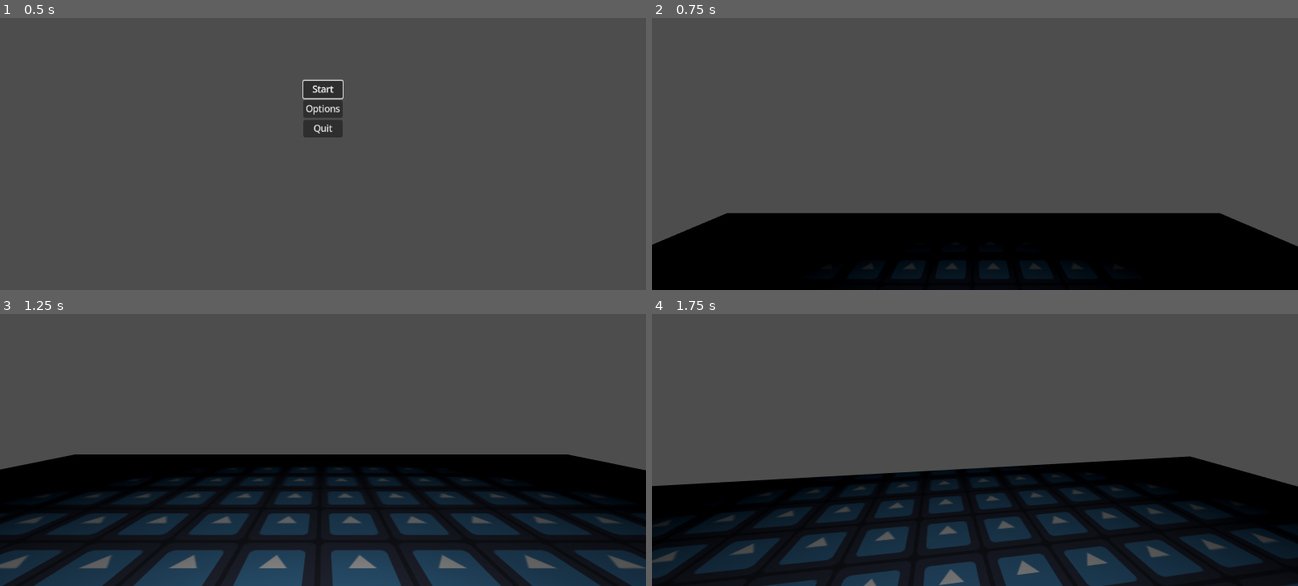
Above: before the commit, frames 1-4 (two rows, left to right).
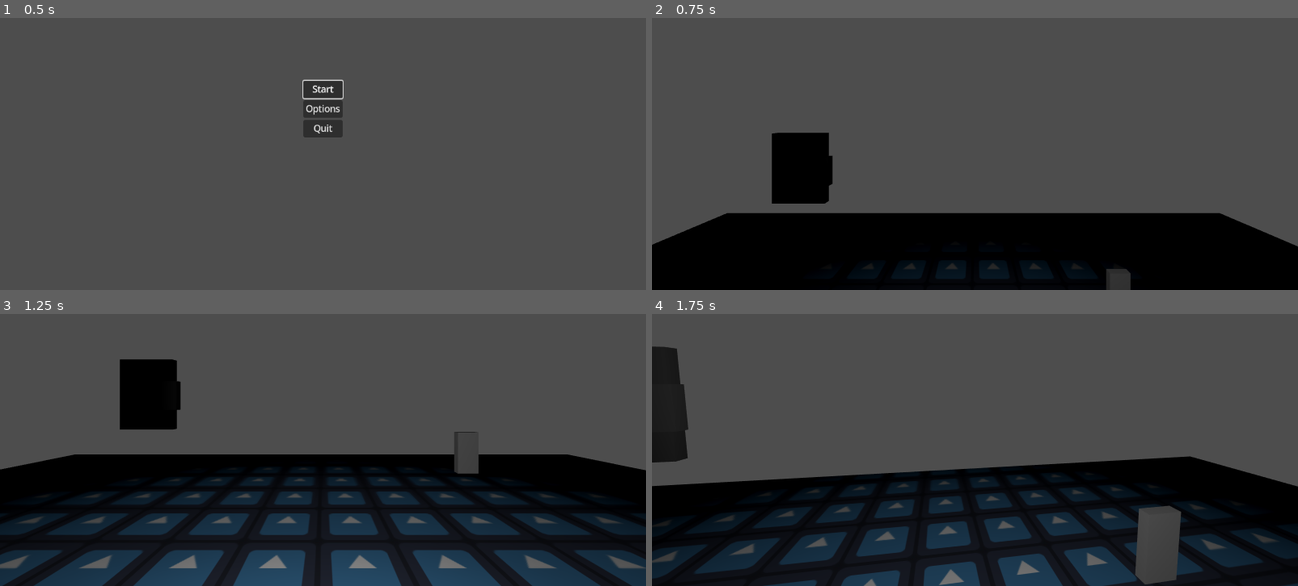
Above: after the commit, the same moments.

Repository: Groblockia/Wildroom
Game: Godot game, scene res://Menus/main_menu.tscn
The game is run twice, just before and just after one commit, with the same random seed, the same clock (stepped at 60 frames per second) and the same inputs. The engine's default icon, where the game draws it, is replaced by a stand-in: a white triangle on a blue panel in a dark square.
Inputs (mouse positions are in pixels of both pictures, inside the frame that each line leads up to):
- Up to frame 1 (0.5 s): no input
- Up to frame 2 (0.75 s): click "Start" at 0.5 s
- Up to frame 3 (1.25 s): no input
- Up to frame 4 (1.75 s): move the mouse to (1007, 403) at 1.27 s; hold W (forward) from 1.28 s (still down); tap E (interact) at 1.35 s; tap Space (jump) at 1.52 s

Frame 1 is identical in both runs. In frame 2, 2.7% of the frame differs, in the area x 18-75%, y 42-100%; in frame 3, 2.7%; in frame 4, 3.7%, in the area x 0-82%, y 11-100%.

Commit message:
first puzzle sketch

Diff:
--- a/Levels/test.tscn
+++ b/Levels/test.tscn
@@ -1,8 +1,8 @@
-[gd_scene load_steps=7 format=3 uid="uid://c14s2x05mxlf5"]
+[gd_scene load_steps=12 format=3 uid="uid://c14s2x05mxlf5"]
 
 [ext_resource type="PackedScene" uid="uid://kw2yhxm71ddj" path="res://Player/player.tscn" id="1_p4erq"]
 [ext_resource type="Texture2D" uid="uid://cpeux5xuf4dpn" path="res://icon.svg" id="2_f87w0"]
-[ext_resource type="Script" uid="uid://brk5jmnn75da6" path="res://Scripts/respawn_checkpoint.gd" id="3_p4erq"]
+[ext_resource type="Script" uid="uid://tpjea7jlfdel" path="res://Scripts/Puzzles/keycode_1.gd" id="3_p4erq"]
 
 [sub_resource type="StandardMaterial3D" id="StandardMaterial3D_qc4db"]
 albedo_texture = ExtResource("2_f87w0")
@@ -11,7 +11,23 @@
 [sub_resource type="ConcavePolygonShape3D" id="ConcavePolygonShape3D_lc1oi"]
 data = PackedVector3Array(-9, -0.5, 7.5, -9, -0.5, -7.5, -9, 0.5, -7.5, 9, -0.5, -7.5, -9, -0.5, -7.5, -9, -0.5, 7.5, - …(428 unchanged characters)…
 
-[sub_resource type="BoxShape3D" id="BoxShape3D_f87w0"]
+[sub_resource type="BoxMesh" id="BoxMesh_qsvbx"]
+size = Vector3(0.5, 0.8, 0.2)
+
+[sub_resource type="BoxShape3D" id="BoxShape3D_qy7ix"]
+size = Vector3(0.5, 0.8, 0.2)
+
+[sub_resource type="BoxMesh" id="BoxMesh_qy7ix"]
+size = Vector3(0.3, 0.6, 0.1)
+
+[sub_resource type="BoxShape3D" id="BoxShape3D_x6j3j"]
+size = Vector3(0.3, 0.6, 0.1)
+
+[sub_resource type="BoxMesh" id="BoxMesh_x6j3j"]
+size = Vector3(1.5, 2, 0.2)
+
+[sub_resource type="BoxShape3D" id="BoxShape3D_033t4"]
+size = Vector3(1.5, 2, 0.2)
 
 [node name="Node3D" type="Node3D"]
 
@@ -32,21 +48,42 @@
 [node name="OmniLight3D" type="OmniLight3D" parent="StaticBody3D/CSGBakedCollisionShape3D"]
 transform = Transform3D(1, 0, 0, 0, 1, 0, 0, 0, 1, 0, 3, 2)
 
-[node name="Respawn_checkpoint" type="Area3D" parent="."]
-transform = Transform3D(1, 0, 0, 0, 1, 0, 0, 0, 1, 0, 1.10511, 0)
-collision_mask = 2
+[node name="Keycode1" type="Node3D" parent="."]
+transform = Transform3D(1, 0, 0, 0, 1, 0, 0, 0, 1, 0, 1.61224, -6.77502)
 script = ExtResource("3_p4erq")
 
-[node name="CollisionShape3D" type="CollisionShape3D" parent="Respawn_checkpoint"]
-shape = SubResource("BoxShape3D_f87w0")
+[node name="Keypad" type="StaticBody3D" parent="Keycode1"]
+transform = Transform3D(1, 0, 0, 0, 1, 0, 0, 0, 1, -4.31374, 0.964305, 0.127782)
+collision_layer = 8
+collision_mask = 0
 
-[node name="Respawn_checkpoint2" type="Area3D" parent="."]
-transform = Transform3D(1, 0, 0, 0, 1, 0, 0, 0, 1, 2.84204, 1.10511, -4.69699)
-collision_mask = 2
-script = ExtResource("3_p4erq")
+[node name="MeshInstance3D" type="MeshInstance3D" parent="Keycode1/Keypad"]
+mesh = SubResource("BoxMesh_qsvbx")
+skeleton = NodePath("../..")
 
-[node name="CollisionShape3D" type="CollisionShape3D" parent="Respawn_checkpoint2"]
-shape = SubResource("BoxShape3D_f87w0")
+[node name="CollisionShape3D" type="CollisionShape3D" parent="Keycode1/Keypad"]
+shape = SubResource("BoxShape3D_qy7ix")
 
-[connection signal="body_entered" from="Respawn_checkpoint" to="Respawn_checkpoint" method="_on_body_entered"]
-[connection signal="body_entered" from="Respawn_checkpoint2" to="Respawn_checkpoint2" method="_on_body_entered"]
+[node name="Note" type="StaticBody3D" parent="Keycode1"]
+transform = Transform3D(1, 0, 0, 0, 1, 0, 0, 0, 1, 2.11936, 0, 3.27478)
+collision_layer = 8
+collision_mask = 0
+
+[node name="MeshInstance3D" type="MeshInstance3D" parent="Keycode1/Note"]
+mesh = SubResource("BoxMesh_qy7ix")
+skeleton = NodePath("../..")
+
+[node name="CollisionShape3D" type="CollisionShape3D" parent="Keycode1/Note"]
+shape = SubResource("BoxShape3D_x6j3j")
+
+[node name="DoorTest" type="StaticBody3D" parent="Keycode1"]
+transform = Transform3D(1, 0, 0, 0, 1, 0, 0, 0, 1, -5.03513, 1, -0.0610757)
+collision_layer = 8
+collision_mask = 0
+
+[node name="MeshInstance3D" type="MeshInstance3D" parent="Keycode1/DoorTest"]
+mesh = SubResource("BoxMesh_x6j3j")
+skeleton = NodePath("../..")
+
+[node name="CollisionShape3D" type="CollisionShape3D" parent="Keycode1/DoorTest"]
+shape = SubResource("BoxShape3D_033t4")
--- /dev/null
+++ b/Puzzles/keycode_1.tscn
@@ -0,0 +1,59 @@
+[gd_scene load_steps=8 format=3 uid="uid://gleq0giywm3n"]
+
+[ext_resource type="Script" uid="uid://tpjea7jlfdel" path="res://Scripts/Puzzles/keycode_1.gd" id="1_qy7ix"]
+
+[sub_resource type="BoxMesh" id="BoxMesh_qsvbx"]
+size = Vector3(0.5, 0.8, 0.2)
+
+[sub_resource type="BoxShape3D" id="BoxShape3D_qy7ix"]
+size = Vector3(0.5, 0.8, 0.2)
+
+[sub_resource type="BoxMesh" id="BoxMesh_qy7ix"]
+size = Vector3(0.3, 0.6, 0.1)
+
+[sub_resource type="BoxShape3D" id="BoxShape3D_x6j3j"]
+size = Vector3(0.3, 0.6, 0.1)
+
+[sub_resource type="BoxMesh" id="BoxMesh_x6j3j"]
+size = Vector3(1.5, 2, 0.2)
+
+[sub_resource type="BoxShape3D" id="BoxShape3D_033t4"]
+size = Vector3(1.5, 2, 0.2)
+
+[node name="Keycode1" type="Node3D"]
+script = ExtResource("1_qy7ix")
+
+[node name="Keypad" type="StaticBody3D" parent="."]
+collision_layer = 8
+collision_mask = 0
+
+[node name="MeshInstance3D" type="MeshInstance3D" parent="Keypad"]
+mesh = SubResource("BoxMesh_qsvbx")
+skeleton = NodePath("../..")
+
+[node name="CollisionShape3D" type="CollisionShape3D" parent="Keypad"]
+shape = SubResource("BoxShape3D_qy7ix")
+
+[node name="Note" type="StaticBody3D" parent="."]
+transform = Transform3D(1, 0, 0, 0, 1, 0, 0, 0, 1, 0.959634, 0, 0)
+collision_layer = 8
+collision_mask = 0
+
+[node name="MeshInstance3D" type="MeshInstance3D" parent="Note"]
+mesh = SubResource("BoxMesh_qy7ix")
+skeleton = NodePath("../..")
+
+[node name="CollisionShape3D" type="CollisionShape3D" parent="Note"]
+shape = SubResource("BoxShape3D_x6j3j")
+
+[node name="DoorTest" type="StaticBody3D" parent="."]
+transform = Transform3D(1, 0, 0, 0, 1, 0, 0, 0, 1, 2.55108, 1, 0)
+collision_layer = 8
+collision_mask = 0
+
+[node name="MeshInstance3D" type="MeshInstance3D" parent="DoorTest"]
+mesh = SubResource("BoxMesh_x6j3j")
+skeleton = NodePath("../..")
+
+[node name="CollisionShape3D" type="CollisionShape3D" parent="DoorTest"]
+shape = SubResource("BoxShape3D_033t4")
--- /dev/null
+++ b/Scripts/Puzzles/keycode_1.gd
@@ -0,0 +1,16 @@
+extends Node3D
+
+@onready var keypad = $Keypad
+@onready var note = $Note
+
+func _interact(name):
+	if name == keypad.name:
+		keypad_work()
+	if name == note.name:
+		note_work()
+
+func keypad_work():
+	print("keypad used")
+
+func note_work():
+	print("note used")
--- a/Scripts/main_menu.gd
+++ b/Scripts/main_menu.gd
@@ -9,7 +9,7 @@
 
 func _on_start_button_pressed() -> void:
 	get_tree().change_scene_to_file("res://Levels/test.tscn")
-	MusicManager.start_music(MusicManager.Intense1)
+	#MusicManager.start_music(MusicManager.Intense1)
 
 
 func _on_options_button_pressed() -> void:
Not shown, added: Scripts/Puzzles/keycode_1.gd.uid
